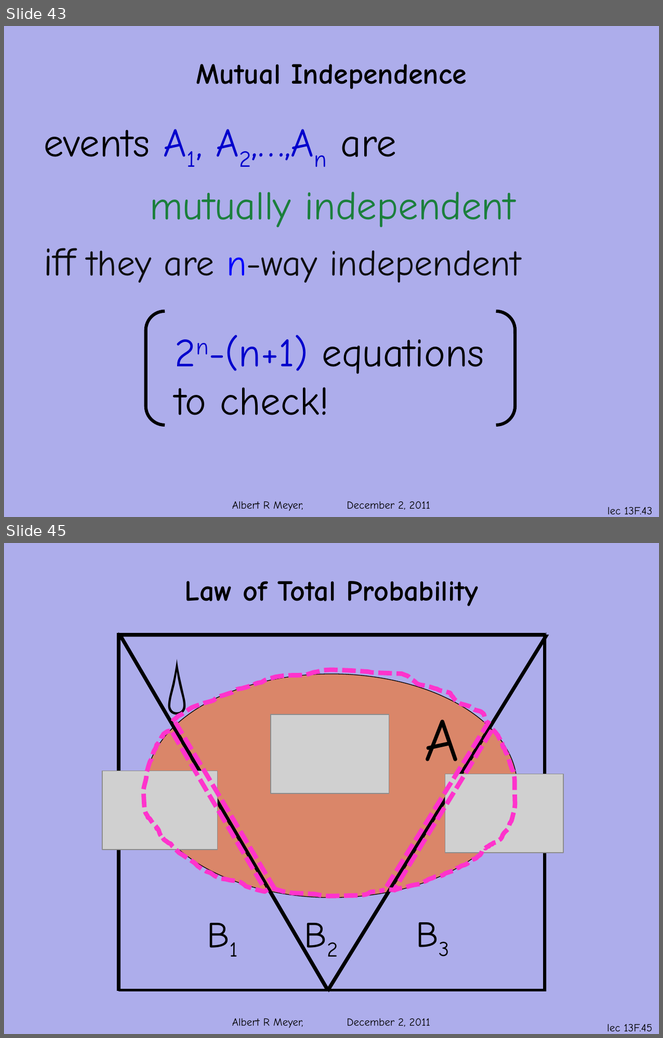
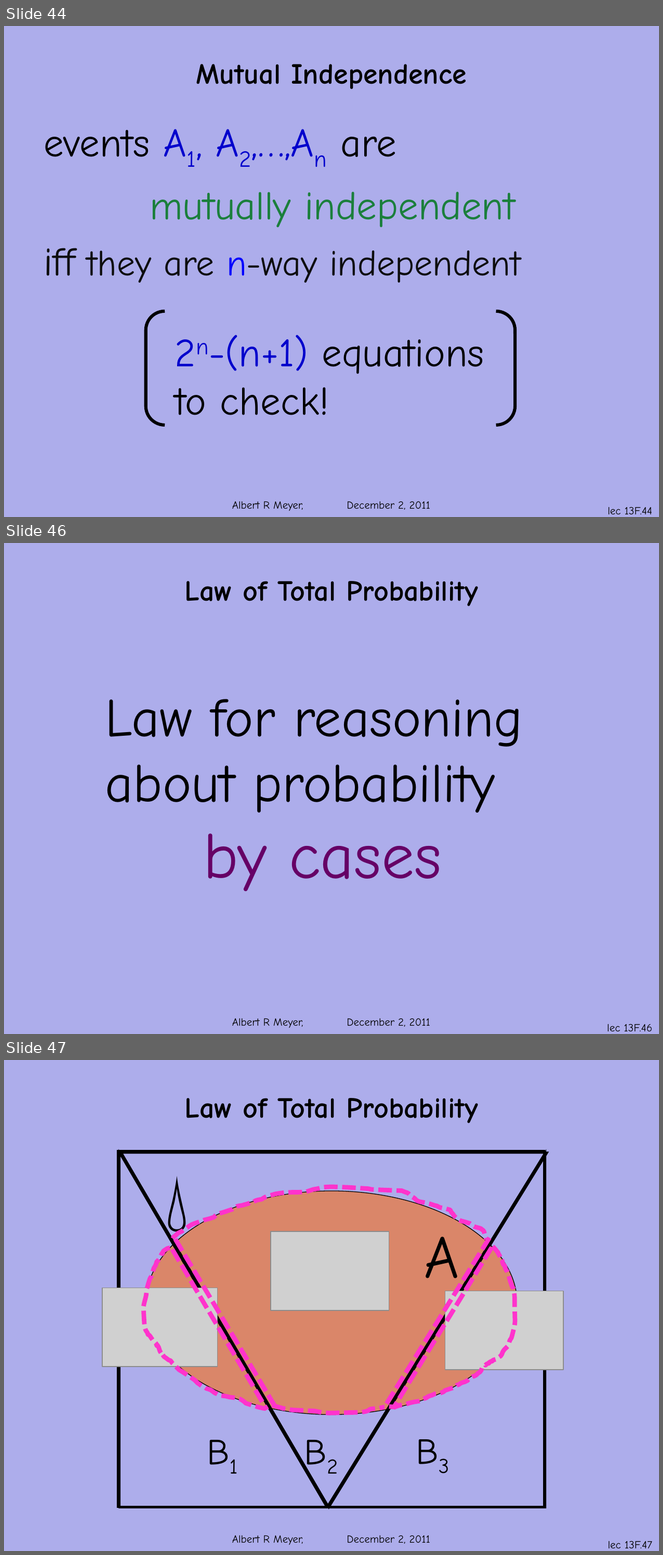
Before and after one commit to armeyer/mcs_web, a slide deck: fall11/slidesF11/slides13f.pptx. Shown one above the other, each under a label of ours: slides 43 and 45 before the commit, slides 44, 46 and 47 after it; the slides between them are not shown. The pictures are 663x1038 and 663x1555 pixels, drawn with LibreOffice and Linux fonts; fonts in the diff are those of the drawing; grey boxes stand for pictures; background and template pictures are left out. Boxes give left, top, right and bottom in pixels: in the first picture for what was removed or moved away, otherwise in the second. Text is boxed around its words. In the diff, an @@ line names an element or a change of style, - is before the commit and + after.

```diff
--- a/fall11/slidesF11/slides13f.pptx
+++ b/fall11/slidesF11/slides13f.pptx
@@ slide 46 added at [4,543,659,1034], background #ADADEB; not listed: 1 template element that a slide beside it also shows @@
@@ title added at [185,581,478,606], 32 pt, text #000000, bold @@
+Law of Total Probability
@@ text added at [105,699,523,891], 60 pt, text #000000 @@
+Law for reasoning about probability
+by cases
@@ line added from (91, 797) to (91, 797), #000000 0.75 pt @@
@@ page number added at [607,1024,652,1032], 12 pt, text #000000 @@
+lec 13F.46
@@ what was slide 43 is now slide 44 @@
@@ page number at [608,507,653,515]: text changed @@
-lec 13F.43
+lec 13F.44
@@ what was slide 45 is now slide 47 @@
@@ page number at [608,1541,652,1549]: text changed @@
-lec 13F.45
+lec 13F.47
```
Also in this commit, not shown: 6 slides changed, 1 other slide added.
